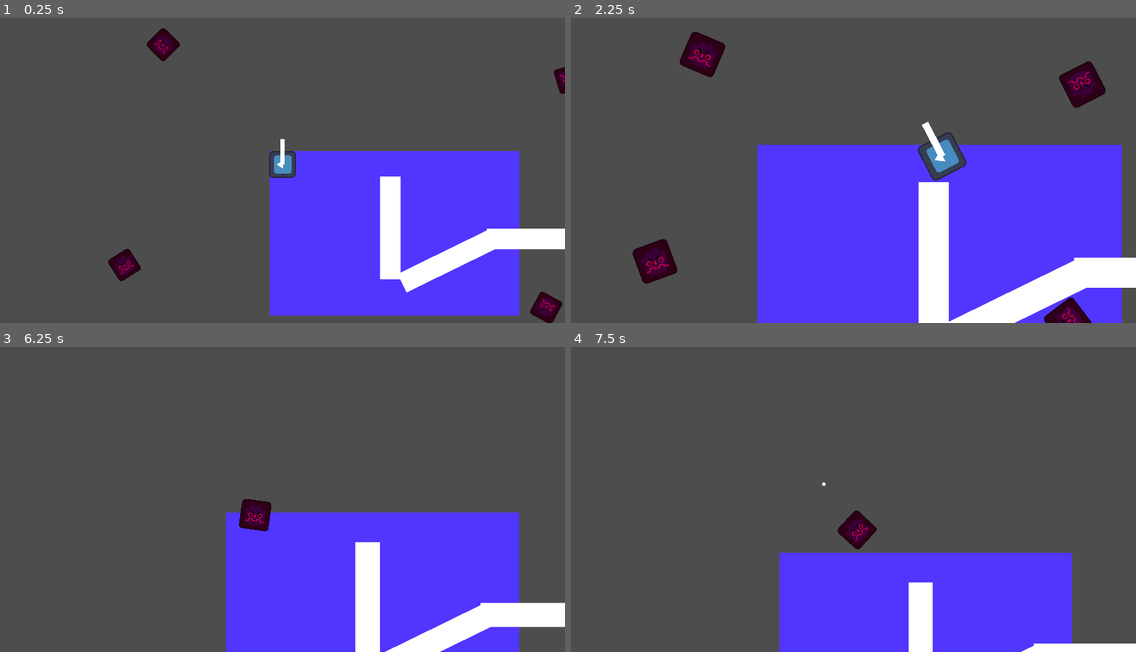
Above: before the commit, frames 1-4 (two rows, left to right).
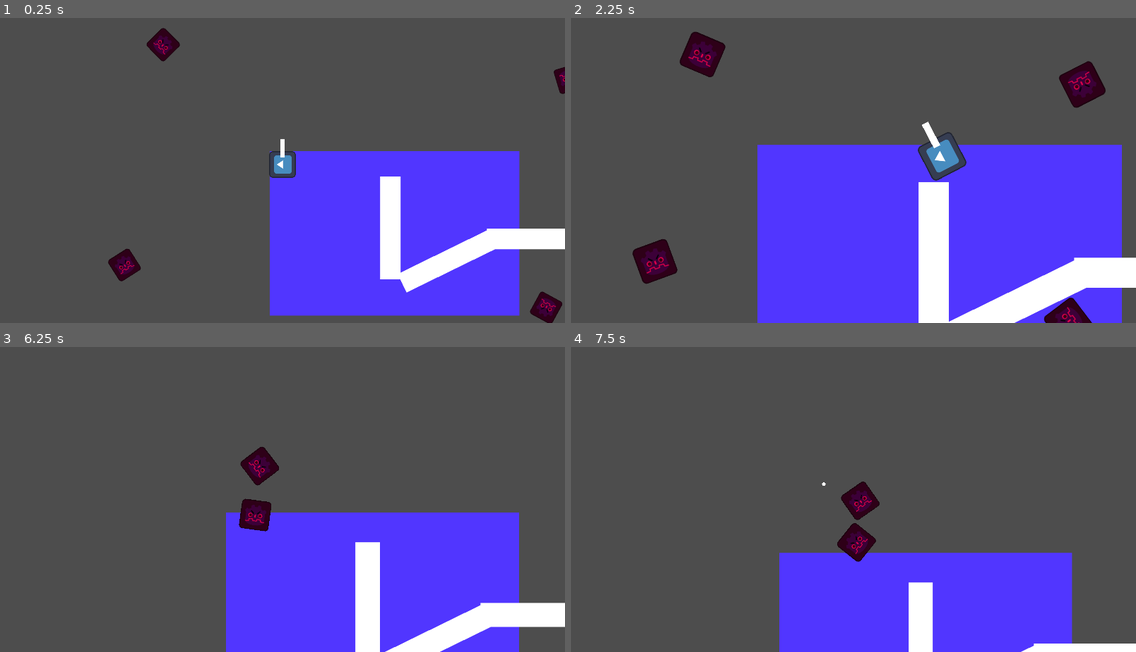
Above: after the commit, the same moments.

Repository: yasukawa426/top-down-shooter
Game: Godot game, scene res://scenes/main.tscn
Two runs of this game, one before a commit and one after it. Both use one fixed random seed, a clock stepped at 60 frames per second and the inputs below. The engine's default icon, where the game draws it, is replaced by a stand-in: a white triangle on a blue panel in a dark square.
Inputs (mouse positions are in pixels of both pictures, inside the frame that each line leads up to):
- Up to frame 1 (0.25 s): no input
- Up to frame 2 (2.25 s): move the mouse to (977, 149) at 0.52 s; hold D (move_right) 0.53-1.28 s; hold Space (shoot) 0.53-1.28 s; move the mouse to (740, 179) at 1.27 s; hold S (move_down) 1.28-2.03 s; tap Space (shoot) at 1.35 s; move the mouse to (910, 94) at 2.02 s; hold D (move_right) from 2.03 s (still down); hold Mouse wheel up (zoom_in) from 2.03 s (still down)
- Up to frame 3 (6.25 s): tap Space (shoot) at 2.3, 3.05, 4.35, 5.3, 6.05 s; move the mouse to (254, 557) at 2.77 s; release D (move_right) at 2.78 s; release Mouse wheel up (zoom_in) at 2.78 s; hold W (move_up) 2.78-3.53 s; tap Mouse wheel down (zoom_out) at 2.85, 5.85 s; move the mouse to (452, 542) at 3.52 s; hold Space (shoot) 3.53-4.28 s; hold A (move_left) 3.53-5.03 s; move the mouse to (113, 444) at 4.27 s; move the mouse to (310, 493) at 5.02 s; hold S (move_down) 5.03-5.78 s; hold Mouse wheel up (zoom_in) 5.03-5.78 s; move the mouse to (197, 414) at 5.77 s; hold D (move_right) from 5.78 s (still down)
- Up to frame 4 (7.5 s): move the mouse to (977, 478) at 6.52 s; release D (move_right) at 6.53 s; hold W (move_up) 6.53-7.28 s; hold Space (shoot) 6.53-7.28 s; move the mouse to (740, 508) at 7.27 s; hold D (move_right) from 7.28 s (still down); tap Space (shoot) at 7.35 s

The runs differ from the first frame. In frame 1, less than 0.1% of the frame differs, in the area x 49-51%, y 45-49%; in frame 2, less than 0.1%; in frame 3, 0.5%; in frame 4, 1.1%, in the area x 47-55%, y 44-71%.

Commit message:
feat: implement shooting cooldown

Diff:
--- a/scenes/player/player.gd
+++ b/scenes/player/player.gd
@@ -34,8 +34,9 @@
 	velocity.y = Input.get_axis("move_up", "move_down")
 
 
-	if Input.is_action_just_pressed("shoot"):
+	if Input.is_action_pressed("shoot") and $ShootCooldownTimer.is_stopped():
 		_spawn_bullet()
+		$ShootCooldownTimer.start()
 
 	if Input.is_action_just_released("reset"):
 		var bullets: Array[Node] = get_tree().get_nodes_in_group("bullets")
--- a/scenes/player/player.tscn
+++ b/scenes/player/player.tscn
@@ -25,14 +25,14 @@
 texture = ExtResource("2_qhqgy")
 
 [node name="BulletMarker2D" type="Marker2D" parent="." unique_id=1295714377]
-position = Vector2(124.99999, 3.994319e-08)
+position = Vector2(125.00001, -3.5527137e-15)
 rotation = 1.5707964
 scale = Vector2(23.5, 62.5)
 
 [node name="GunMeshInstance2D" type="MeshInstance2D" parent="." unique_id=1790020347]
-position = Vector2(62, 0)
+position = Vector2(80, -7.961455e-07)
 rotation = 1.5707964
-scale = Vector2(23.5, 62.5)
+scale = Vector2(23.5, 44.28632)
 mesh = SubResource("QuadMesh_dovo2")
 
 [node name="BodyCollisionShape2D" type="CollisionShape2D" parent="." unique_id=1000371732]
@@ -45,4 +45,8 @@
 [node name="CollisionShape2D" type="CollisionShape2D" parent="Area2D" unique_id=2123138413]
 shape = SubResource("RectangleShape2D_o5qli")
 
+[node name="ShootCooldownTimer" type="Timer" parent="." unique_id=1521287413]
+wait_time = 2.0
+one_shot = true
+
 [connection signal="body_entered" from="Area2D" to="." method="_on_area_2d_body_entered"]
